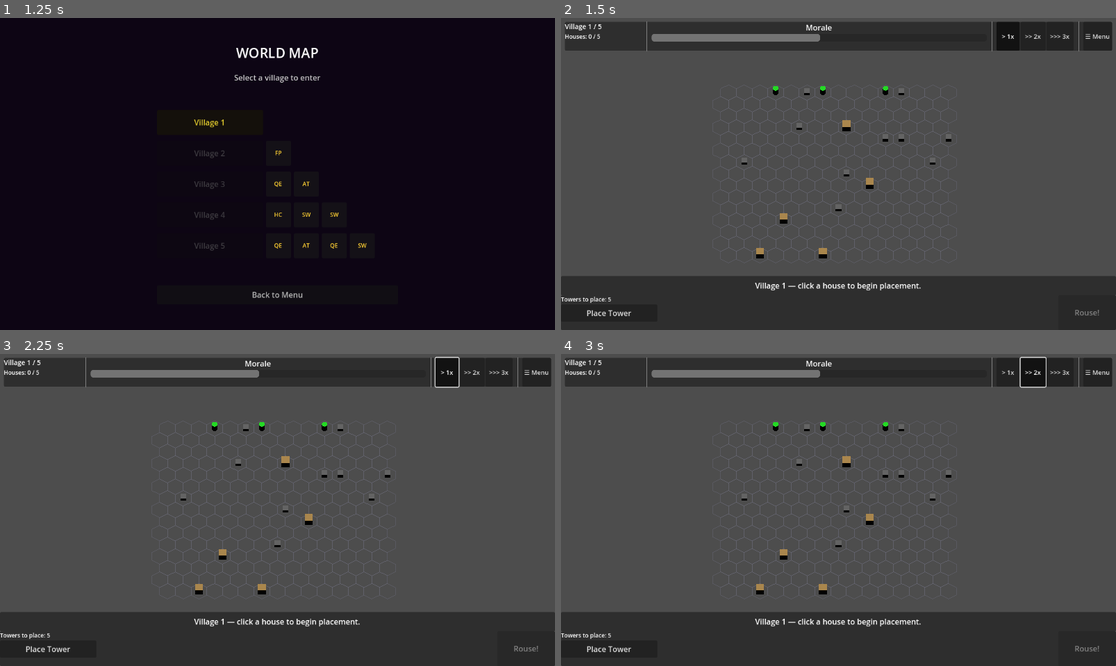
Above: before the commit, frames 1-4 (two rows, left to right).
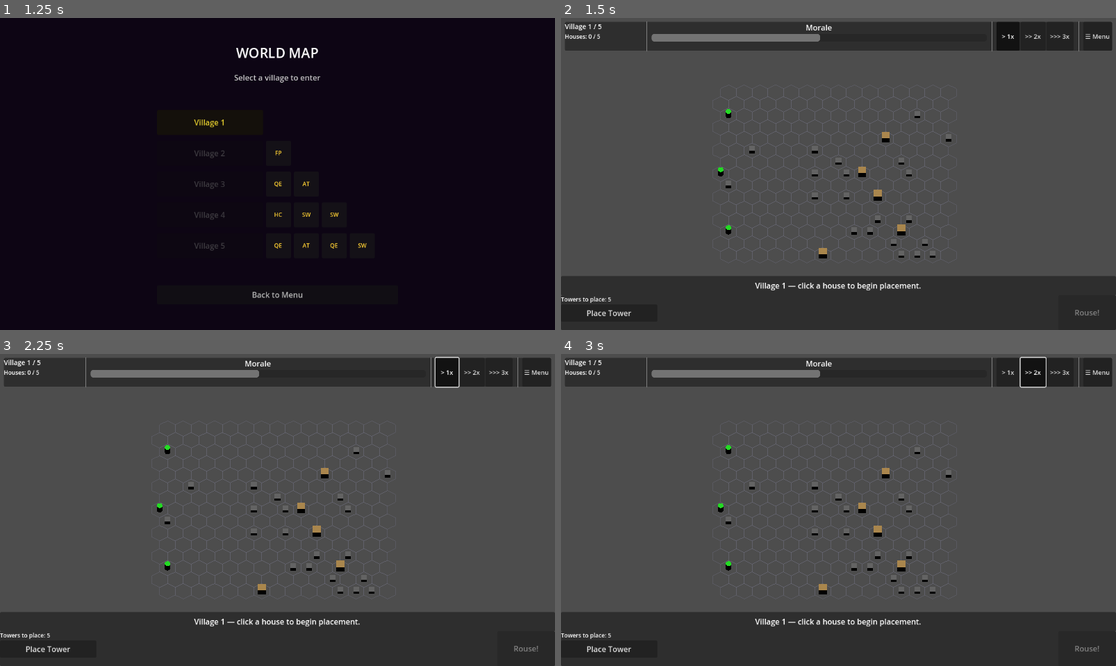
Above: after the commit, the same moments.

Repository: Logikfail/Github_project_1
Game: Godot game, scene res://scenes/ui/main_menu.tscn
Same seed, same stepped clock (60 frames per second), same inputs: the game is played once before the commit and once after it.
Inputs:
- Up to frame 1 (1.25 s): click "Campaign" at 0.5 s
- Up to frame 2 (1.5 s): click "Village 1" at 1.25 s
- Up to frame 3 (2.25 s): click "> 1x" at 2 s
- Up to frame 4 (3 s): click ">> 2x" at 2.75 s

Frame 1 is identical in both runs. In frame 2, 0.7% of the frame differs, in the area x 28-68%, y 21-78%; in frame 3, 0.7%; in frame 4, 0.7%.

Commit message:
Add modular village generation behind feature flag
New Resources: Module, SlotDef, VillageSkeleton — the data layer for
hybrid skeleton + module + filler village generation per the proposal.

VillageGenerator gains _generate_modular path: picks one module per
skeleton slot (filtered by category + footprint), places it at the
slot's origin tile, then runs filler obstacles over remaining tiles
preserving the existing path-validity invariant.

Test data built in code: one 15×15 skeleton with 5 slots + 4 sample
modules (farmstead_pen, market_stall_row, religious_compound, civic_well).
Loose category gating; no rotation; logic-only modules (scene
instantiation deferred). Toggled via GameConfig.USE_MODULAR_GENERATION
(currently true). Legacy generation preserved when flag is false.

Co-Authored-By: Claude Opus 4.7 <noreply@anthropic.com>

Diff:
--- a/autoloads/game_config.gd
+++ b/autoloads/game_config.gd
@@ -79,6 +79,15 @@
 const HOUSE_PLACEMENT_ATTEMPTS: int = 100        # rejection-sampling attempts before forced placement
 const OBSTACLE_COUNT_BASE: int = 10              # BALANCE: target number of static obstacles per village
 const OBSTACLE_GEN_ATTEMPTS: int = 50            # max iterations when placing obstacles
+
+# --- Modular Village Generation ---
+## Feature flag — when true, VillageGenerator builds villages from skeleton + modules + filler.
+## When false, falls back to the original purely-procedural placement.
+const USE_MODULAR_GENERATION: bool = true
+## Fraction of remaining walkable tiles that may receive a filler obstacle in modular mode.
+const MODULAR_FILLER_DENSITY: float = 0.12        # BALANCE
+## Max attempts when assigning a module to a slot before leaving the slot empty.
+const MODULE_ASSIGNMENT_ATTEMPTS: int = 8
 
 # --- Archetype HP Ratios (relative to Standard villager base HP) ---
 const ARCHETYPE_HP_RATIOS: Dictionary = {
--- a/autoloads/village_generator.gd
+++ b/autoloads/village_generator.gd
@@ -2,6 +2,10 @@
 ## Procedural village layout — houses, obstacles, exit tile.
 ## Returns a fully populated VillageData whose every house spawn has a valid path to exit.
 ## modifier_cards is left empty — filled by CampaignManager after generation.
+##
+## Two generation modes, toggled by GameConfig.USE_MODULAR_GENERATION:
+##   • Legacy: random per-tile house placement + random obstacle scattering.
+##   • Modular: pick a VillageSkeleton, place one Module per slot, then run filler obstacles.
 
 
 # === Constants ===
@@ -28,12 +32,299 @@
 }
 
 
+# === Private Variables ===
+
+# Cached skeleton + module pool — built lazily on first modular generation.
+var _skeleton: VillageSkeleton = null
+var _module_pool: Array[Module] = []
+
+
 # === Public API ===
 
 func generate_village(village_index: int, seed: int) -> VillageData:
 	var rng := RandomNumberGenerator.new()
 	rng.seed = seed
-
+	if GameConfig.USE_MODULAR_GENERATION:
+		return _generate_modular(rng, village_index)
+	return _generate_legacy(rng, village_index)
+
+
+# === Modular Generation ===
+
+func _generate_modular(rng: RandomNumberGenerator, village_index: int) -> VillageData:
+	if _skeleton == null:
+		_skeleton = _build_test_skeleton()
+		_module_pool = _build_module_pool()
+
+	var data := VillageData.new()
+	data.village_index = village_index
+	data.exit_tiles = _skeleton.exit_tiles.duplicate()
+
+	var occupied: Dictionary = {}        # Vector2i → true (any non-walkable tile)
+	var house_spawns: Array[Vector2i] = []
+	var module_obstacles: Array[Vector2i] = []
+
+	for slot_idx: int in _skeleton.slots.size():
+		var slot: SlotDef = _skeleton.slots[slot_idx]
+		var module: Module = _pick_module_for_slot(rng, slot)
+		if module == null:
+			continue   # slot left empty — generator could not satisfy constraints
+
+		var house_tile: Vector2i = slot.origin_tile + module.house_offset
+		house_spawns.append(house_tile)
+
+		for off: Vector2i in module.obstacle_offsets:
+			var tile: Vector2i = slot.origin_tile + off
+			module_obstacles.append(tile)
+			occupied[tile] = true
+
+		data.houses.append(_make_house_from_module(module, house_tile, slot_idx, village_index))
+
+	# Filler obstacles fill the remaining walkable tiles, preserving the path invariant.
+	var filler: Array[Vector2i] = _place_filler_obstacles(
+		rng, module_obstacles, house_spawns, data.exit_tiles, occupied
+	)
+	var all_obstacles: Array[Vector2i] = []
+	for t: Vector2i in module_obstacles:
+		all_obstacles.append(t)
+	for t: Vector2i in filler:
+		all_obstacles.append(t)
+	data.obstacle_tiles = all_obstacles
+
+	return data
+
+
+func _pick_module_for_slot(rng: RandomNumberGenerator, slot: SlotDef) -> Module:
+	# Filter pool by category gate (empty allowed_categories = any category accepted)
+	# and by footprint fit.
+	var candidates: Array[Module] = []
+	for m: Module in _module_pool:
+		if not _module_fits_slot(m, slot):
+			continue
+		if slot.allowed_categories.size() > 0 and not slot.allowed_categories.has(m.category):
+			continue
+		candidates.append(m)
+	if candidates.is_empty():
+		return null
+	for _attempt: int in GameConfig.MODULE_ASSIGNMENT_ATTEMPTS:
+		var pick: Module = candidates[rng.randi() % candidates.size()]
+		return pick
+	return null
+
+
+func _module_fits_slot(m: Module, slot: SlotDef) -> bool:
+	return m.footprint.x <= slot.bounds.x and m.footprint.y <= slot.bounds.y
+
+
+func _place_filler_obstacles(
+	rng: RandomNumberGenerator,
+	module_obstacles: Array[Vector2i],
+	house_spawns: Array[Vector2i],
+	exit_tiles: Array[Vector2i],
+	occupied: Dictionary
+) -> Array[Vector2i]:
+	# Forbid module obstacle tiles, house spawn tiles, and exit tiles from filler placement.
+	var forbidden: Dictionary = occupied.duplicate()
+	for t: Vector2i in house_spawns:
+		forbidden[t] = true
+	for t: Vector2i in exit_tiles:
+		forbidden[t] = true
+
+	var w: int = _skeleton.grid_size.x
+	var h: int = _skeleton.grid_size.y
+	var open_tile_count: int = w * h - forbidden.size()
+	var target_count: int = int(float(open_tile_count) * _skeleton.filler_density)
+	target_count = mini(target_count, GameConfig.OBSTACLE_COUNT_BASE)
+
+	var filler: Array[Vector2i] = []
+	var attempts: int = 0
+	while filler.size() < target_count and attempts < GameConfig.OBSTACLE_GEN_ATTEMPTS * 2:
+		var tile := Vector2i(rng.randi() % w, rng.randi() % h)
+		attempts += 1
+		if forbidden.has(tile):
+			continue
+		var combined: Array[Vector2i] = []
+		for t: Vector2i in module_obstacles:
+			combined.append(t)
+		for t: Vector2i in filler:
+			combined.append(t)
+		combined.append(tile)
+		if _all_paths_valid(combined, house_spawns, exit_tiles):
+			filler.append(tile)
+			forbidden[tile] = true
+
+	return filler
+
+
+func _make_house_from_module(
+	module: Module, spawn_tile: Vector2i, position_index: int, village_index: int
+) -> HouseData:
+	var house := HouseData.new()
+	house.house_type = module.house_type
+	house.spawn_tile = spawn_tile
+	house.house_position = position_index
+	house.tileset_id = _TILESET_ID.get(module.house_type, 0) as int
+	house.wave_size = _compute_wave_size(village_index, position_index)
+	if module.villager_archetypes.is_empty():
+		house.villager_archetypes = _make_archetype_list(module.house_type, house.wave_size)
+	else:
+		house.villager_archetypes = _scale_archetype_mix(module.villager_archetypes, house.wave_size)
+	return house
+
+
+func _scale_archetype_mix(mix: Array[StringName], wave_size: int) -> Array[StringName]:
+	# Repeat the declared mix until we hit wave_size, in order.
+	var result: Array[StringName] = []
+	for i: int in wave_size:
+		result.append(mix[i % mix.size()])
+	return result
+
+
+# === Modular Test Data — Skeleton + Module Pool ===
+
+func _build_test_skeleton() -> VillageSkeleton:
+	var sk := VillageSkeleton.new()
+	sk.biome = &"test_farmstead"
+	sk.grid_size = Vector2i(GameConfig.GRID_WIDTH, GameConfig.GRID_HEIGHT)
+	sk.filler_density = GameConfig.MODULAR_FILLER_DENSITY
+
+	# Five 4x4 slots, two columns on the left half; right half is the exit corridor.
+	# Layout (15x15 grid; '#' is slot, '.' walkable, 'E' exit):
+	#   .###.###.....E.
+	#   .###.###.......
+	#   .###.###.......
+	#   .###.###.......
+	#   ...............
+	#   .###.###.....E.
+	#   .###.###.......
+	#   .###.###.......
+	#   .###.###.......
+	#   ...............
+	#   .###...........
+	#   .###...........
+	#   .###...........
+	#   .###...........
+	#   ...............
+	var slots: Array[SlotDef] = []
+	slots.append(_make_slot(&"top_left",    Vector2i(1, 0),  Vector2i(4, 4)))
+	slots.append(_make_slot(&"top_mid",     Vector2i(5, 0),  Vector2i(4, 4)))
+	slots.append(_make_slot(&"middle_left", Vector2i(1, 5),  Vector2i(4, 4)))
+	slots.append(_make_slot(&"middle_mid",  Vector2i(5, 5),  Vector2i(4, 4)))
+	slots.append(_make_slot(&"bottom_left", Vector2i(1, 10), Vector2i(4, 4)))
+	sk.slots = slots
+
+	var exits: Array[Vector2i] = []
+	exits.append(Vector2i(GameConfig.GRID_WIDTH - 1, 2))
+	exits.append(Vector2i(GameConfig.GRID_WIDTH - 1, 7))
+	exits.append(Vector2i(GameConfig.GRID_WIDTH - 1, 12))
+	sk.exit_tiles = exits
+	return sk
+
+
+func _make_slot(slot_name: StringName, origin: Vector2i, bounds: Vector2i) -> SlotDef:
+	var s := SlotDef.new()
+	s.slot_name = slot_name
+	s.origin_tile = origin
+	s.bounds = bounds
+	s.allowed_categories = []   # any module accepted (loose gating for MVP)
+	return s
+
+
+func _build_module_pool() -> Array[Module]:
+	var pool: Array[Module] = []
+	pool.append(_make_farmstead_pen())
+	pool.append(_make_market_stall_row())
+	pool.append(_make_religious_compound())
+	pool.append(_make_civic_well())
+	return pool
+
+
+# 4x4 footprint. House sits in centre; L-shaped fence on the north and west edges.
+#   F F F .
+#   F . . .
+#   F . H .
+#   . . . .
+func _make_farmstead_pen() -> Module:
+	var m := Module.new()
+	m.module_name = &"farmstead_pen"
+	m.category = &"farmstead"
+	m.footprint = Vector2i(4, 4)
+	m.house_offset = Vector2i(2, 2)
+	m.house_type = &"cemetery"   # signature: gravedigger
+	var obs: Array[Vector2i] = []
+	obs.append(Vector2i(0, 0)); obs.append(Vector2i(1, 0)); obs.append(Vector2i(2, 0))
+	obs.append(Vector2i(0, 1)); obs.append(Vector2i(0, 2))
+	m.obstacle_offsets = obs
+	var edges: Array[StringName] = [&"south", &"east"]
+	m.open_edges = edges
+	return m
+
+
+# 4x4 footprint. Three stall obstacles form a row with aisles between them.
+#   . S . S
+#   . . . .
+#   H S . S
+#   . . . .
+func _make_market_stall_row() -> Module:
+	var m := Module.new()
+	m.module_name = &"market_stall_row"
+	m.category = &"market"
+	m.footprint = Vector2i(4, 4)
+	m.house_offset = Vector2i(0, 2)
+	m.house_type = &"apothecary"  # signature: doctor
+	var obs: Array[Vector2i] = []
+	obs.append(Vector2i(1, 0)); obs.append(Vector2i(3, 0))
+	obs.append(Vector2i(1, 2)); obs.append(Vector2i(3, 2))
+	m.obstacle_offsets = obs
+	var edges: Array[StringName] = [&"north", &"south", &"east"]
+	m.open_edges = edges
+	return m
+
+
+# 4x4 footprint. Cloister-style: house centred, paired pillar clusters at opposite corners.
+#   P P . .
+#   P . . .
+#   . . H .
+#   . . . P
+func _make_religious_compound() -> Module:
+	var m := Module.new()
+	m.module_name = &"religious_compound"
+	m.category = &"religious"
+	m.footprint = Vector2i(4, 4)
+	m.house_offset = Vector2i(2, 2)
+	m.house_type = &"chapel"      # signature: priest
+	var obs: Array[Vector2i] = []
+	obs.append(Vector2i(0, 0)); obs.append(Vector2i(1, 0)); obs.append(Vector2i(0, 1))
+	obs.append(Vector2i(3, 3))
+	m.obstacle_offsets = obs
+	var edges: Array[StringName] = [&"south", &"east"]
+	m.open_edges = edges
+	return m
+
+
+# 4x4 footprint. Civic well — single obstacle cluster at one corner, house opposite.
+#   . . . H
+#   . . . .
+#   . W . .
+#   . . . .
+func _make_civic_well() -> Module:
+	var m := Module.new()
+	m.module_name = &"civic_well"
+	m.category = &"civic"
+	m.footprint = Vector2i(4, 4)
+	m.house_offset = Vector2i(3, 0)
+	m.house_type = &"almshouse"   # signature: elder
+	var obs: Array[Vector2i] = []
+	obs.append(Vector2i(1, 2))
+	m.obstacle_offsets = obs
+	var edges: Array[StringName] = [&"north", &"south", &"east", &"west"]
+	m.open_edges = edges
+	return m
+
+
+# === Legacy Generation (preserved unchanged behind feature flag) ===
+
+func _generate_legacy(rng: RandomNumberGenerator, village_index: int) -> VillageData:
 	var data := VillageData.new()
 	data.village_index = village_index
 
@@ -185,7 +476,7 @@
 	return result
 
 
-# === Private — Obstacle Generation ===
+# === Private — Obstacle Generation (legacy) ===
 
 func _generate_obstacles(
 	rng: RandomNumberGenerator,
--- /dev/null
+++ b/resources/module.gd
@@ -0,0 +1,25 @@
+class_name Module
+extends Resource
+## Hand-crafted multi-tile composition placed into a VillageSkeleton slot.
+## One module contributes exactly one house and zero or more obstacles.
+
+
+# === Exports ===
+
+## Display / debug name. e.g. "farmstead_pen", "market_stall_row".
+@export var module_name: StringName = &""
+## Category tag used by slot.allowed_categories. e.g. &"farmstead", &"market", &"religious".
+@export var category: StringName = &"civic"
+## Bounding tile size. Module footprint must fit inside the slot's bounds.
+@export var footprint: Vector2i = Vector2i(4, 4)
+## Tile offset (relative to slot origin) where this module's house spawns.
+@export var house_offset: Vector2i = Vector2i.ZERO
+## Tile offsets (relative to slot origin) where this module places obstacles.
+@export var obstacle_offsets: Array[Vector2i] = []
+## House type tag — drives wave size scaling and visuals.
+@export var house_type: StringName = &"hovel"
+## Villager archetype mix for this module's wave (overrides house_type signature lookup).
+@export var villager_archetypes: Array[StringName] = []
+## Which sides of the footprint have walkable openings (reserved for future
+## rotation + connectivity validation). &"north" / &"east" / &"south" / &"west".
+@export var open_edges: Array[StringName] = []
--- /dev/null
+++ b/resources/slot_def.gd
@@ -0,0 +1,15 @@
+class_name SlotDef
+extends Resource
+## A named placement region inside a VillageSkeleton. Holds one module per village run.
+
+
+# === Exports ===
+
+## Identifier (for debug + per-village overrides). e.g. &"north_compound".
+@export var slot_name: StringName = &""
+## Top-left tile of the slot's bounding box, in skeleton tile space.
+@export var origin_tile: Vector2i = Vector2i.ZERO
+## Tile dimensions of the slot — modules with larger footprints are rejected.
+@export var bounds: Vector2i = Vector2i(6, 6)
+## Module categories that may be placed here. Empty array = any category accepted.
+@export var allowed_categories: Array[StringName] = []
--- /dev/null
+++ b/resources/village_skeleton.gd
@@ -0,0 +1,18 @@
+class_name VillageSkeleton
+extends Resource
+## Hand-authored template for one village — biome identity, slot layout, exits.
+## Per-run, the generator fills each slot with a procedurally chosen Module.
+
+
+# === Exports ===
+
+## Biome / aesthetic theme. e.g. &"farmstead", &"market", &"monastery".
+@export var biome: StringName = &"farmstead"
+## Grid dimensions in tiles. Must be <= GameConfig.GRID_WIDTH / GRID_HEIGHT.
+@export var grid_size: Vector2i = Vector2i(20, 20)
+## Slot definitions — generator places one module per slot, in declaration order.
+@export var slots: Array[SlotDef] = []
+## Fixed exit tile positions. Authored, not random.
+@export var exit_tiles: Array[Vector2i] = []
+## Fraction of non-module, non-exit tiles that may receive a filler obstacle.
+@export var filler_density: float = 0.10
Not shown, added: resources/module.gd.uid
Not shown, added: resources/slot_def.gd.uid
Not shown, added: resources/village_skeleton.gd.uid
